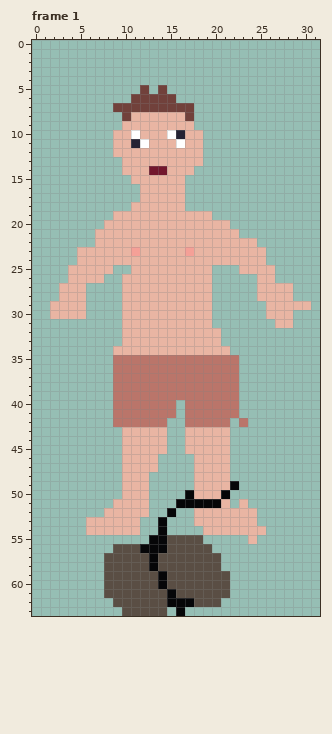
Pixel-art file: assets/art/dead_body.aseprite. The first picture shows the starting point.
32x64 pixels, 1 frame. Shown: frame 1. The commit also changed other frames, which this record leaves out.
And afterwards:
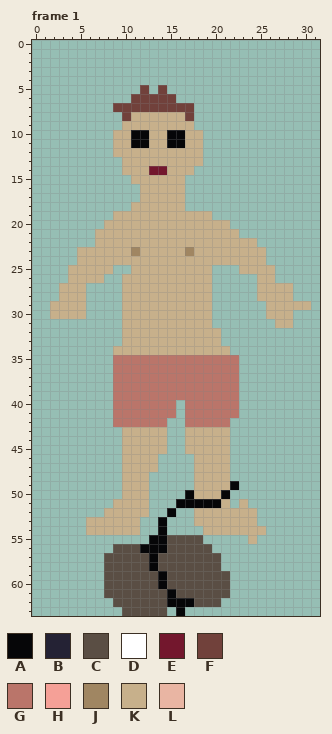
Palette (. is transparent): A #060608  B #242234  C #5a4e44  D #ffffff  E #73172d  F #71413b  G #ba756a  H #f5a097  J #a08662  K #c7b08b  L #e9b5a3
From the commit log: Finished skeleton drawing
What changed:
Changed rows in their new state; - is an unchanged pixel.
Frame 1, layer "Layer 1":
first column x 2:
 8 ---------KKKKKK--------------
 9 --------KKKKKKKK-------------
10 -------KKAAKKAAKK------------
11 -------KKAAKKAAKK------------
12 -------KKKKKKKKKK------------
13 --------KKKKKKKKK------------
14 --------KKK--KKK-------------
15 ---------KKKKKK--------------
16 ----------KKKKK--------------
17 ----------KKKKK--------------
18 ---------KKKKKK--------------
19 -------KKKKKKKKKKK-----------
20 ------KKKKKKKKKKKKKK---------
21 -----KKKKKKKKKKKKKKKK--------
22 -----KKKKKKKKKKKKKKKKKK------
23 ---KKKKKKJKKKKKJKKKKKKKK-----
24 ---KKKKKKKKKKKKKKKKKKKKK-----
25 --KKKKK--KKKKKKKKK---KKKK----
26 --KKKK--KKKKKKKKKK-----KK----
27 -KKK----KKKKKKKKKK-----KKKK--
28 -KKK----KKKKKKKKKK-----KKKK--
29 KKKK----KKKKKKKKKK------KKKKK
30 KKKK----KKKKKKKKKK------KKK--
31 --------KKKKKKKKKK-------KK--
32 --------KKKKKKKKKKK----------
33 --------KKKKKKKKKKK----------
34 -------KKKKKKKKKKKKK---------
first column x 6:
42 -----------------.--
43 ----KKKKK--KKKKK----
44 ----KKKKK--KKKKK----
45 ----KKKKK--KKKKK----
46 ----KKKK----KKKK----
47 ----KKKK----KKKK----
48 ----KKK-----KKKK----
49 ----KKK-----KKKK----
50 ----KKK-----KKK-----
51 ---KKKK--------K-K--
52 --KKKKK-----KKKKKKK-
53 KKKKKK------KKKKKKK-
54 KKKKKK-------KKKKKKK
55 ------------------K-
Pixel boxes of the changes (left, top, right, bottom) in both pictures:
changed: (50, 112, 311, 355)
changed: (86, 418, 266, 544)
